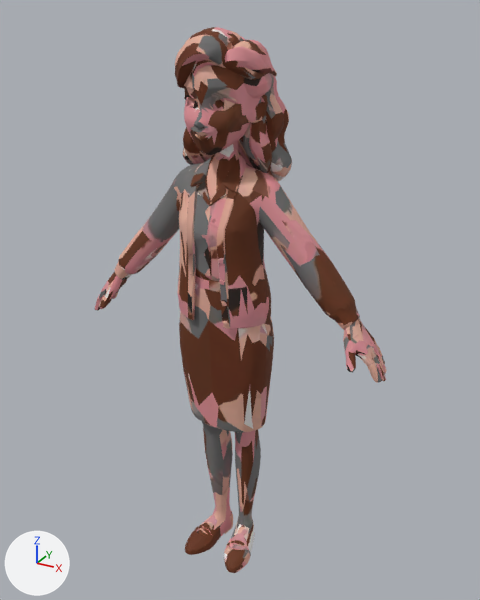
A saved change to the glTF model public/models/office/cast/pam.glb.
Rendered twice from a 50 mm lens placed at (0.89, -1.549, 1.673), pointed at (0.015, 0.042, 0.877). The lights are fixed; the arrows at lower left show +X, +Y and +Z. The first picture is the older version. Where no turn or scale is listed for an object, it has been applied to the vertices. Vertices at exactly the same position are counted once.

The first picture shows 'char1'.
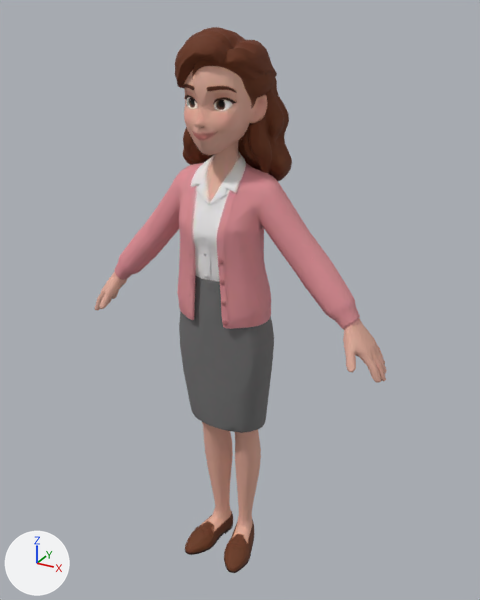
The change, as a diff of the scene's bpy script:
```diff
--- a/public/models/office/cast/pam.glb.py
+++ b/public/models/office/cast/pam.glb.py
@@ me_mesh_0 @@
 me_mesh_0.from_pydata(...)  # 5171 vertices, 10348 faces; spans x -0.49..0.49, y -0.15..0.15, z 0.0..1.63
 # used by ob_char1; location = (0.0, 0.0, 0.0)
+# me_mesh_0 part 1: 146 vertices moved within x -0.14..0.48, y -0.13..0.14, z 0.77..1.62
+# me_mesh_0 part 2: 22 vertices moved within x -0.48..-0.37, y -0.08..0.04, z 0.77..0.9
+# me_mesh_0 part 3: 8397 kept faces spanning x -0.49..0.49, y -0.15..0.15, z 0.0..1.63 get new texture (UV) coordinates
 me_mesh_0.materials.append(mat_material_0)
```

Where the change shows, as pixel boxes [x1, y1, x2, y2] in the pictures (480 x 600 px; the box of a moved part takes in the faces that stretch with it):
part 1 of me_mesh_0, moved or reshaped: [175, 28, 384, 383] in both
part 2 of me_mesh_0, moved or reshaped: [99, 274, 125, 309] in both
part 3 of me_mesh_0, surface changed: [95, 27, 387, 573] in both
